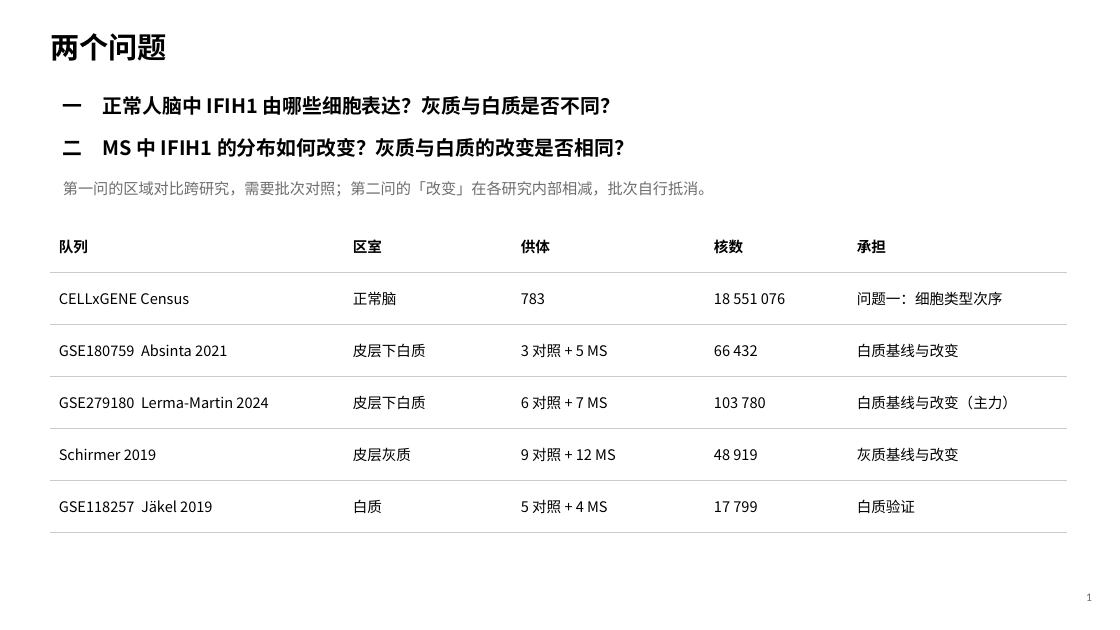
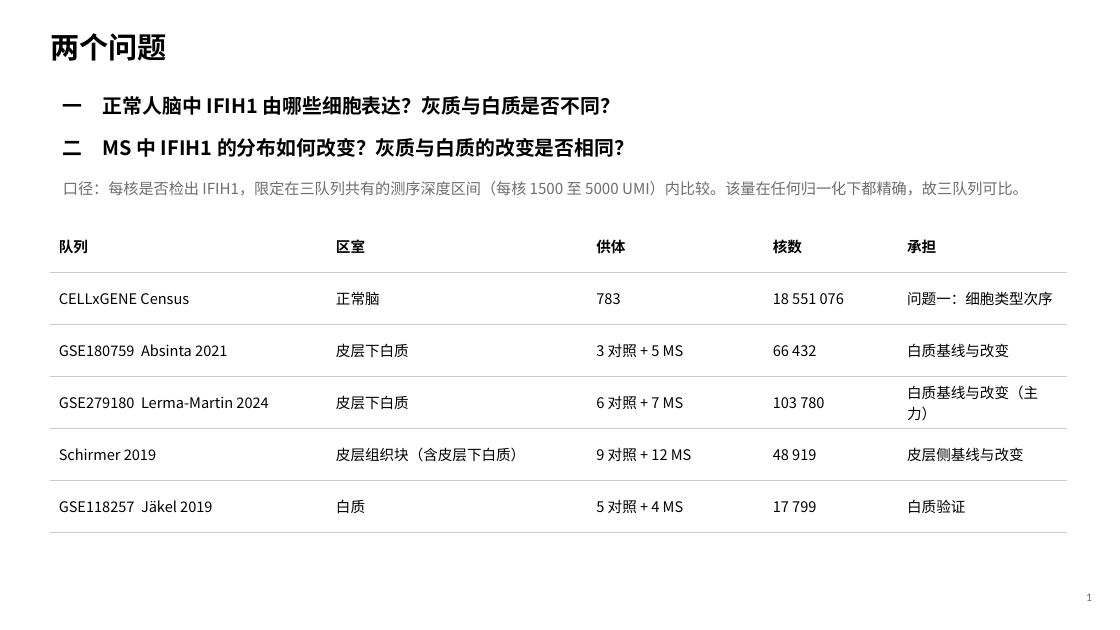
Before and after one commit to 7c96bzczcj-prog/aaa, a slide deck: slide 2 of results/mda5/MDA5_IFIH1_人脑与MS.pptx. Drawn at 1120x630 pixels with LibreOffice and Linux fonts; fonts in the diff are those of the drawing. Boxes give left, top, right and bottom in pixels: in the first picture for what was removed or moved away, otherwise in the second. Text is boxed around its words. In the diff, an @@ line names an element or a change of style, - is before the commit and + after.

```diff
--- a/results/mda5/MDA5_IFIH1_人脑与MS.pptx
+++ b/results/mda5/MDA5_IFIH1_人脑与MS.pptx
@@ text at bbox=[63, 181, 1028, 196]: text changed @@
-第一问的区域对比跨研究，需要批次对照；第二问的「改变」在各研究内部相减，批次自行抵消。
+口径：每核是否检出 IFIH1，限定在三队列共有的测序深度区间（每核 1500 至 5000 UMI）内比较。该量在任何归一化下都精确，故三队列可比。
@@ table at bbox=[50, 220, 1067, 518] @@
-row 5, column 2: 皮层灰质
+row 5, column 2: 皮层组织块（含皮层下白质）
-row 5, column 5: 灰质基线与改变
+row 5, column 5: 皮层侧基线与改变
```
Also in this commit, not shown: 8 other slides changed, 1 slide added, 13 other files.
